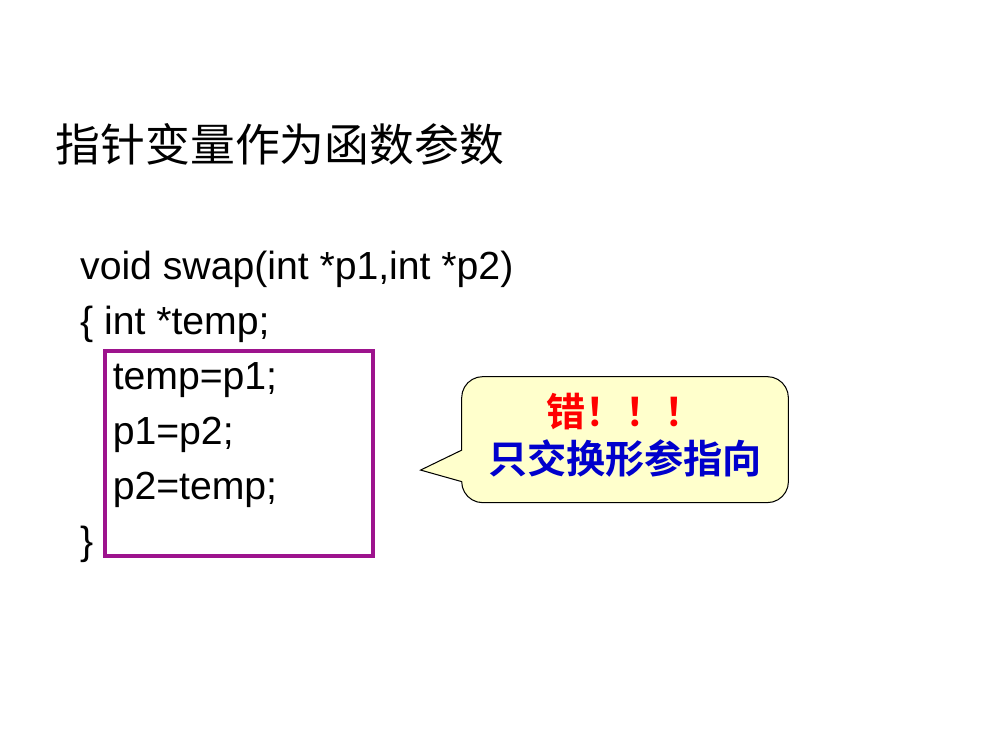
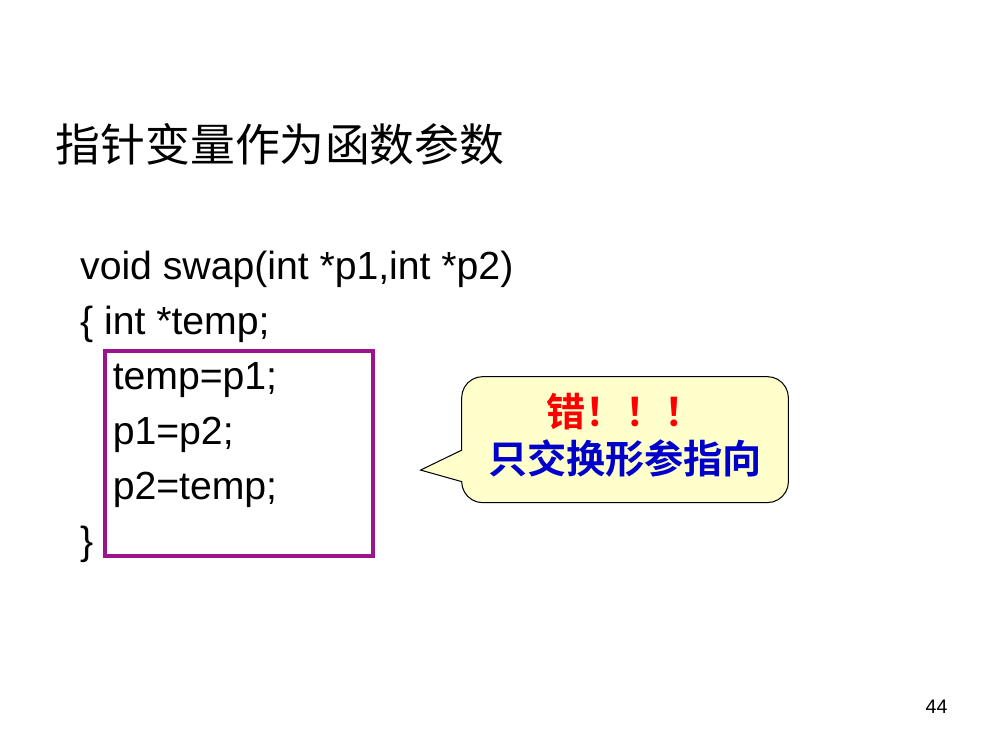
Before and after one commit to rshouc/Advanced-Programming-2018-Autumn, a slide deck: slide 44 of Slides/12 指针（1）.pptx (slide 40 before the commit). Drawn at 1008x756 pixels with LibreOffice and Linux fonts; fonts in the diff are those of the drawing; background and template pictures are left out. Boxes give left, top, right and bottom in pixels: in the first picture for what was removed or moved away, otherwise in the second. Text is boxed around its words. In the diff, an @@ line names an element or a change of style, - is before the commit and + after.

```diff
--- a/Slides/12 指针（1）.pptx
+++ b/Slides/12 指针（1）.pptx
@@ page number added at [926, 699, 948, 713], 14 pt, text #000000 @@
+44
```
Also in this commit, not shown: 5 other slides changed, 7 slides added.
